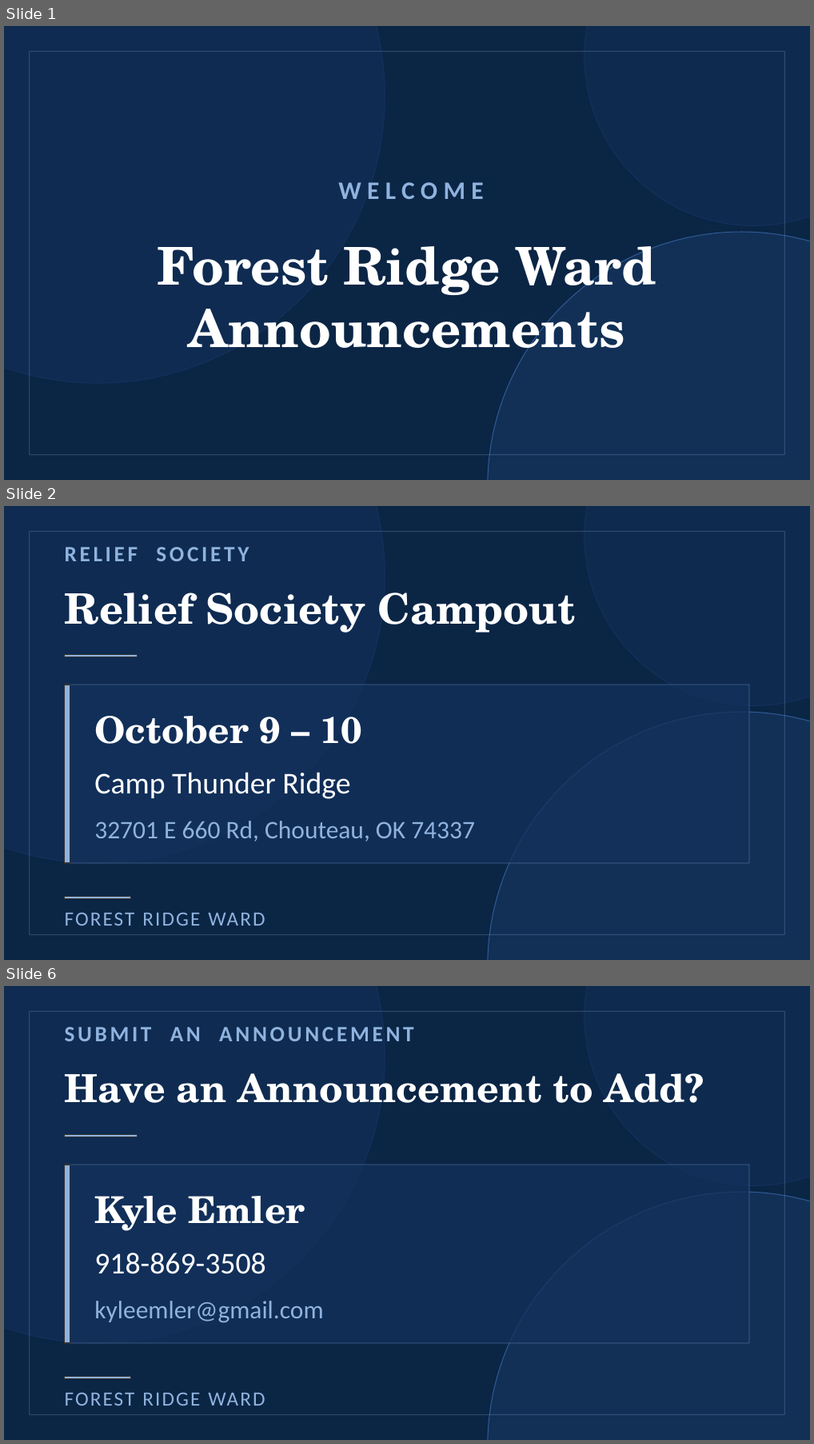
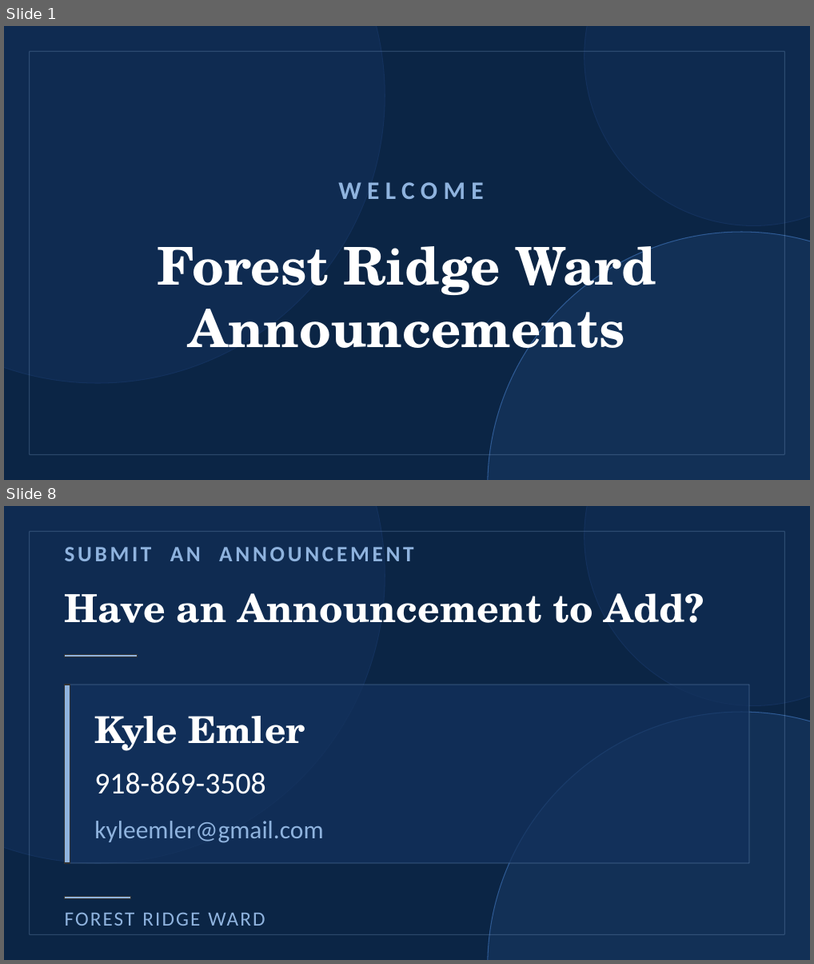
Before and after one commit to forest-ridge-ward-announcements/forest-ridge-ward-announcements, a slide deck: Forest Ridge Ward Announcements Editor.pptx. Shown one above the other, each under a label of ours: slides 1, 2 and 6 before the commit, slides 1 and 8 after it; the slides between them are not shown. The pictures are 814x1444 and 814x964 pixels, drawn with LibreOffice and Linux fonts; fonts in the diff are those of the drawing. Boxes give left, top, right and bottom in pixels: in the first picture for what was removed or moved away, otherwise in the second. Text is boxed around its words. In the diff, an @@ line names an element or a change of style, - is before the commit and + after.

```diff
--- a/Forest Ridge Ward Announcements Editor.pptx
+++ b/Forest Ridge Ward Announcements Editor.pptx
@@ slide 2 removed at [4, 506, 810, 960], background #0B2545 @@
@@ ellipse removed at [4, 506, 385, 863] @@
@@ ellipse removed at [585, 506, 810, 706] @@
@@ rectangle removed at [30, 532, 785, 934] @@
@@ text removed at [65, 547, 249, 561] @@
-RELIEF SOCIETY
@@ title removed at [65, 592, 576, 632] @@
-Relief Society Campout
@@ rectangle removed at [65, 654, 137, 656] @@
@@ rectangle removed at [65, 684, 750, 863] @@
@@ rectangle removed at [65, 684, 70, 863] @@
@@ text removed at [94, 716, 362, 744] @@
-October 9 – 10
@@ ellipse removed at [488, 712, 810, 960] @@
@@ text removed at [94, 772, 350, 799] @@
-Camp Thunder Ridge
@@ text removed at [94, 820, 475, 841] @@
-32701 E 660 Rd, Chouteau, OK 74337
@@ rectangle removed at [65, 896, 131, 899] @@
@@ text removed at [65, 912, 265, 925] @@
-FOREST RIDGE WARD
@@ what was slide 6 is now slide 8 @@
```
Also in this commit, not shown: 3 slides changed, 3 slides added, 18 other files.
